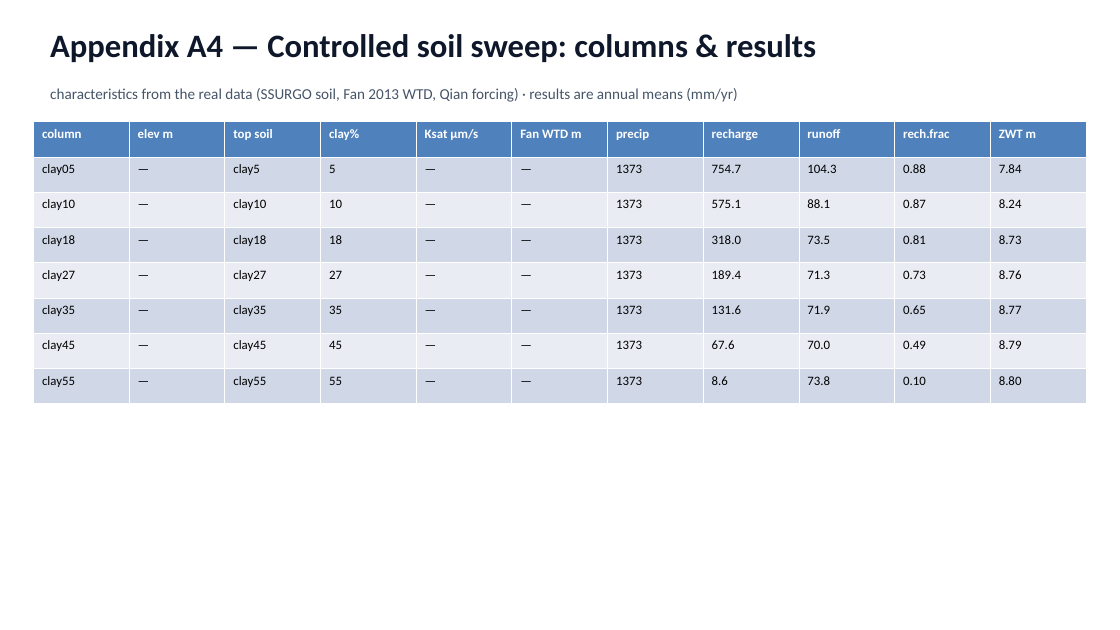
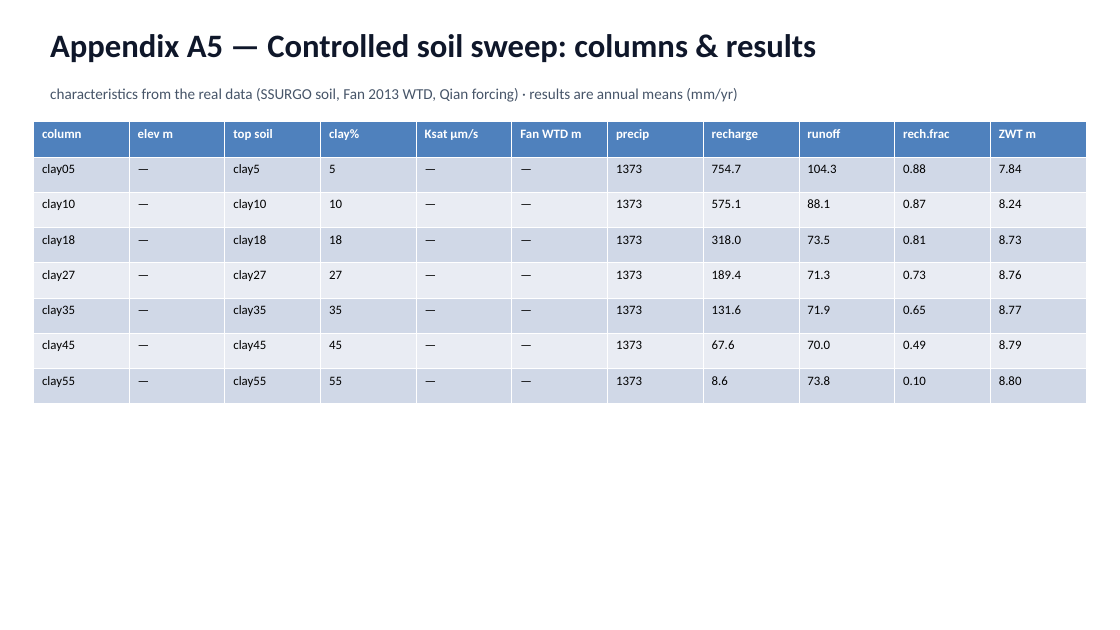
Before and after one commit to hoangtv1899/multi-agent-framework, a slide deck: slide 32 of docs/slides/story_20260704.pptx (slide 26 before the commit). Drawn at 1120x630 pixels with LibreOffice and Linux fonts; fonts in the diff are those of the drawing. Boxes give left, top, right and bottom in pixels: in the first picture for what was removed or moved away, otherwise in the second. Text is boxed around its words. In the diff, an @@ line names an element or a change of style, - is before the commit and + after.

```diff
--- a/docs/slides/story_20260704.pptx
+++ b/docs/slides/story_20260704.pptx
@@ text at <box>50,34,816,62</box>: text changed @@
-Appendix A4 — Controlled soil sweep: columns & results
+Appendix A5 — Controlled soil sweep: columns & results
```
Also in this commit, not shown: 9 other slides changed, 6 slides added.
